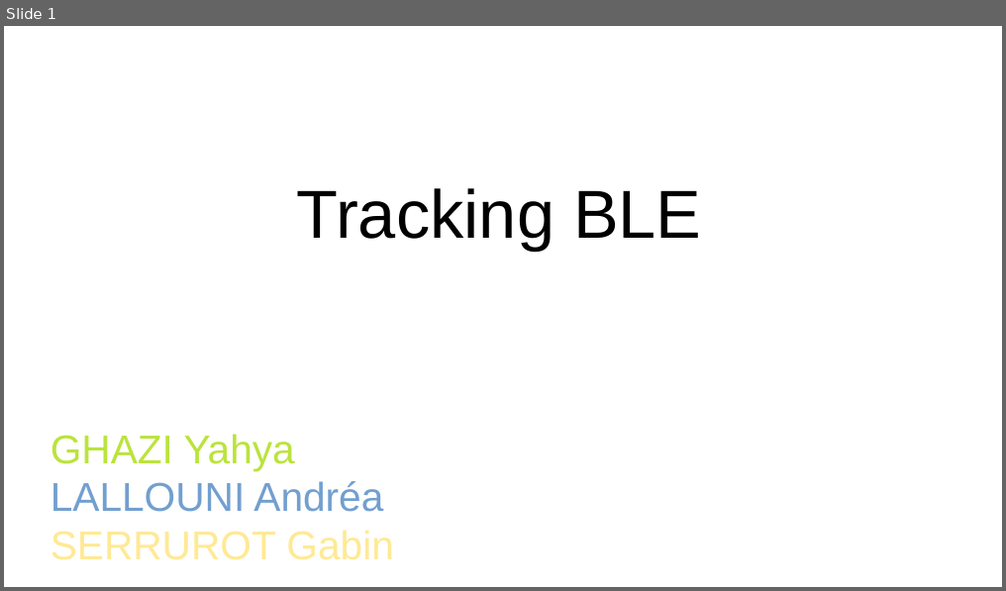
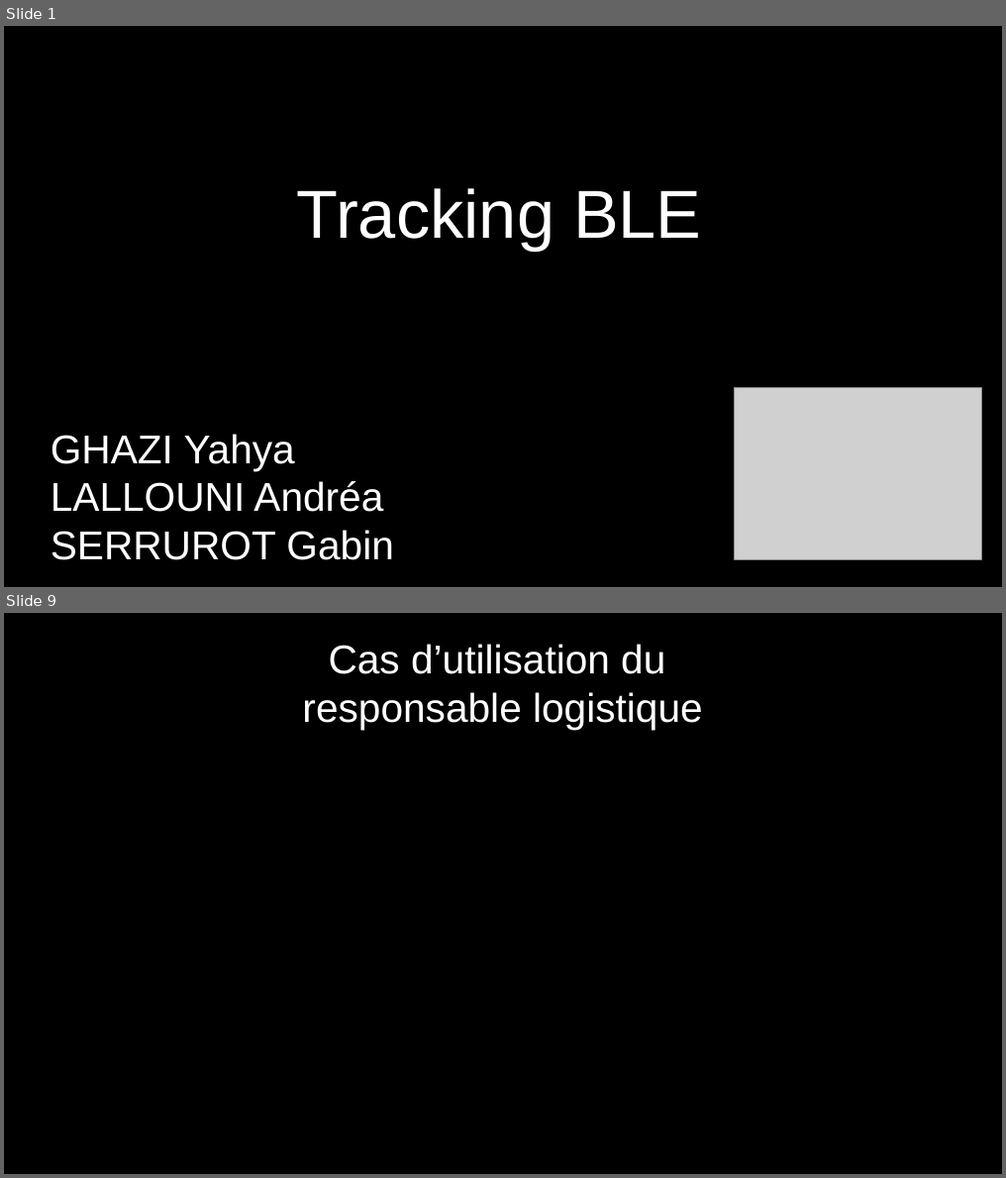
Before and after one commit to Gabin221/Tracking-BLE-documents, a slide deck: Revues/Revues1/presentation_yahya_andrea_gabin.odp. Shown one above the other, each under a label of ours: slide 1 before the commit, slides 1 and 9 after it; the slides between them are not shown. The pictures are 1006x591 and 1006x1178 pixels, drawn with LibreOffice and Linux fonts; fonts in the diff are those of the drawing; grey boxes stand for pictures; background and template pictures are left out. Boxes give left, top, right and bottom in pixels: in the first picture for what was removed or moved away, otherwise in the second. Text is boxed around its words. In the diff, an @@ line names an element or a change of style, - is before the commit and + after.

```diff
--- a/Revues/Revues1/presentation_yahya_andrea_gabin.odp
+++ b/Revues/Revues1/presentation_yahya_andrea_gabin.odp
@@ slide 9 added at bbox=[4, 613, 1002, 1174], background #000000 @@
@@ title added at bbox=[302, 644, 703, 730], 32 pt, text #FFFFFF @@
+Cas d’utilisation du
+responsable logistique
@@ slide 1 changed as well @@
@@ background #FFFFFF to #000000 @@
@@ title "Tracking BLE" at bbox=[297, 188, 701, 251]: text colour #000000 to #FFFFFF @@
@@ picture added at bbox=[735, 388, 982, 562] @@
@@ title "GHAZI Yahya LALLOUNI Andréa SERRUROT ..." at bbox=[51, 434, 393, 561]: text colour #BBE33D to #FFFFFF in "GHAZI Yahya"; text colour #729FCF to #FFFFFF in "LALLOUNI Andréa"; text colour #FFE994 to #FFFFFF in "SERRUROT Gabin" @@
```
Also in this commit, not shown: 20 other slides added, 1 other file.
